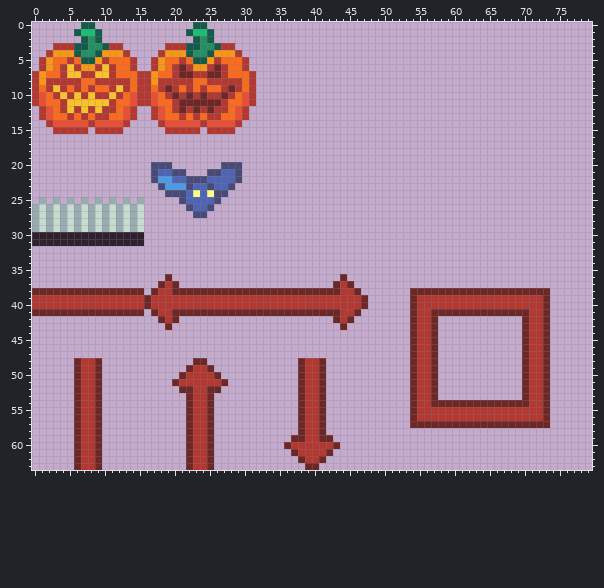
Edited in one commit: pixel-art file (assets/sprites/objects.aseprite). The picture above is the old version.
80x64 pixels, 1 frame.
The result:
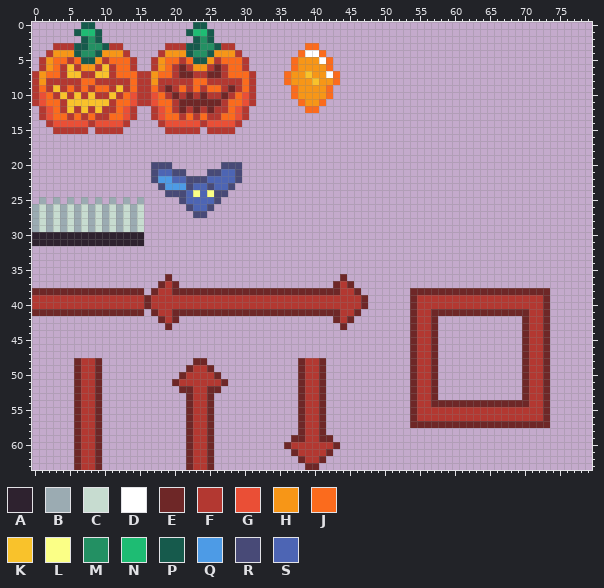
Palette (. is transparent): A #2e222f  B #9babb2  C #c7dcd0  D #ffffff  E #6e2727  F #b33831  G #ea4f36  H #f79617  J #fb6b1d  K #f9c22b  L #fbff86  M #239063  N #1ebc73  P #165a4c  Q #4d9be6  R #484a77  S #4d65b4
Difference:
{"y":3,"x":39,"old":"..","new":"JJ"}
{"y":4,"x":38,"old":"....","new":"JDDJ"}
{"y":5,"x":37,"old":"......","new":"JHHHDJ"}
{"y":6,"x":37,"old":"......","new":"JHHHHJ"}
{"y":7,"x":36,"old":"........","new":"JHHKHHDJ"}
{"y":8,"x":36,"old":"........","new":"JHHHKHHJ"}
{"y":9,"x":37,"old":"......","new":"JHHHHJ"}
{"y":10,"x":37,"old":"......","new":"JHHHHJ"}
{"y":11,"x":38,"old":"....","new":"JHHJ"}
{"y":12,"x":39,"old":"..","new":"JJ"}
{"label":"added","picture_box":[284,43,340,113]}
